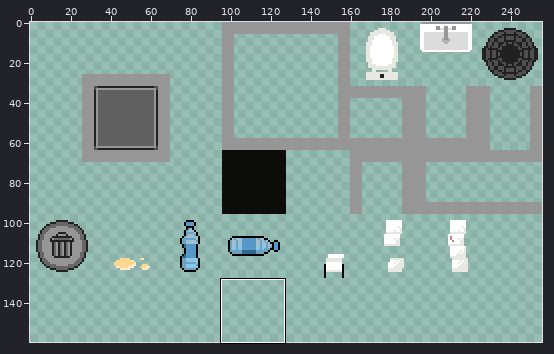
Two versions of one sprite sheet, Sprites/tileset.png. The first picture is a wide view before the edit; the outline marks the close-up.
Close-up. Before:
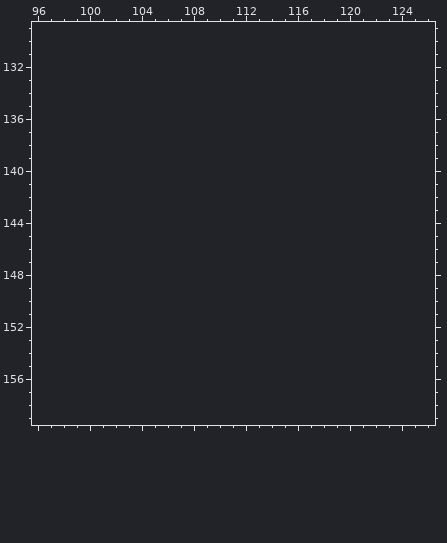
The file is 256x128 pixels. Shown: x 96..126, y 129..159. The old version is drawn lined up with the new one, on the new canvas. The commit also changed other parts of the picture, which this record leaves out.
New version:
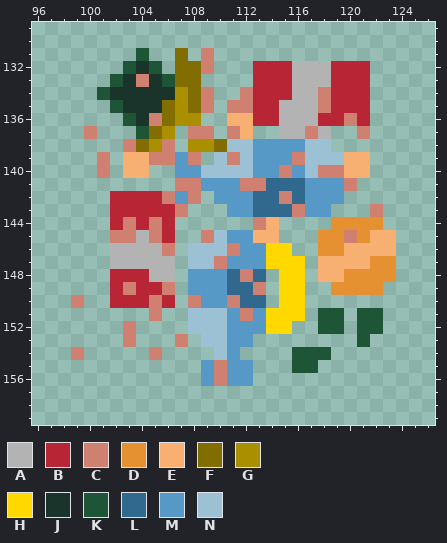
Palette (. is transparent): A #b3b3b3  B #b82535  C #d08070  D #e59131  E #f7b072  F #816d00  G #aa9000  H #ffd800  J #1b342b  K #1e5537  L #30688e  M #5799c6  N #9cc1d5
The edit:
canvas 256x128 -> 256x160
y 131: x 104 . -> K; x 107 . -> F; x 109 . -> C
y 132: x 103..105 ... -> KJK; x 107..109 ... -> FFC; x 113..121 ......... -> BBBAAABBB
y 133: x 102..108 ....... -> KJCJKFF; x 113..121 ......... -> BBBAAABBB
y 134: x 101..109 ......... -> KJJJJJGFC; x 112..121 .......... -> CBBBAACBBB
y 135: x 102..109 ........ -> KJJJFGFC; x 111..121 ........... -> CCBBAAACBBB
y 136: x 103..108 ...... -> KJCFGG; x 111..121 ........... -> EEBBAAABBCB
y 137: x 100 . -> C; x 104..106 ... -> KFG; x 108..109 .. -> CC; x 111..112 .. -> CE; x 115..118 .... -> AACA; x 121 . -> C
y 138: x 103..106 .... -> CFGC; x 108..118 ........... -> GGFNNMMMMNN
y 139: x 101 . -> C; x 103..108 ...... -> EECCMC; x 110..121 ............ -> NCNMMMCNNNEE
y 140: x 101 . -> C; x 103..104 .. -> EE; x 107..121 ............... -> MMNNNNMMCMNCCEE
y 141: x 107..120 .............. -> CCMMMCCLLLMMMC
y 142: x 102..108 ....... -> BBBBCMC; x 110..119 .......... -> MMMLLCLMMM
y 143: x 102..107 ...... -> BBBBBC; x 111..118 ........ -> MMLLLCMM; x 122 . -> C
y 144: x 102..106 ..... -> BCBCB; x 113..114 .. -> CE; x 119..122 .... -> DDDD
y 145: x 102..106 ..... -> CCACB; x 109..114 ...... -> CNMMEE; x 118..123 ...... -> DDCDEE
y 146: x 102..106 ..... -> AAAAC; x 108..115 ........ -> NNNCMMHH; x 118..123 ...... -> DDEEEE
y 147: x 102..106 ..... -> AAAAA; x 108..116 ......... -> NNCMMMHHH; x 118..123 ...... -> EEEEDD
y 148: x 102..106 ..... -> BBBAA; x 108..113 ...... -> MMMLCL; x 115..116 .. -> HH; x 118..123 ...... -> EEDDDD
y 149: x 102..106 ..... -> BCBBC; x 108..113 ...... -> MMMLLC; x 115..116 .. -> HH; x 119..122 .... -> DDDD
y 150: x 99 . -> C; x 102..106 ..... -> BBBCB; x 108..113 ...... -> CMMCLL; x 115..116 .. -> HH
y 151: x 105 . -> C; x 108..116 ......... -> NNNMCMHHH; x 118..119 .. -> KK; x 121..122 .. -> KK
y 152: x 103 . -> C; x 108..115 ........ -> NNNMMMHH; x 118..119 .. -> KK; x 121..122 .. -> KK
y 153: x 103 . -> C; x 107 . -> C; x 109..112 .... -> NNMM; x 121 . -> K
y 154: x 99 . -> C; x 105 . -> C; x 110..111 .. -> NM; x 116..118 ... -> KKK
y 155: x 109..112 .... -> MCMM; x 116..117 .. -> KK
y 156: x 109..112 .... -> MCMM
